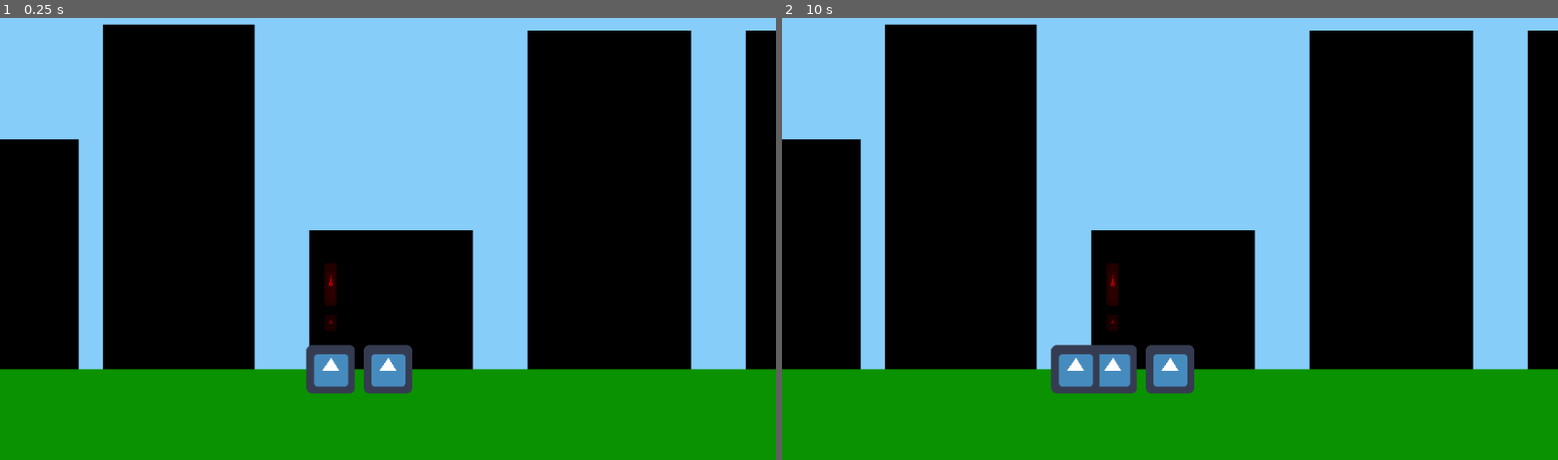
Above: before the commit, frames 1-2 (left to right).
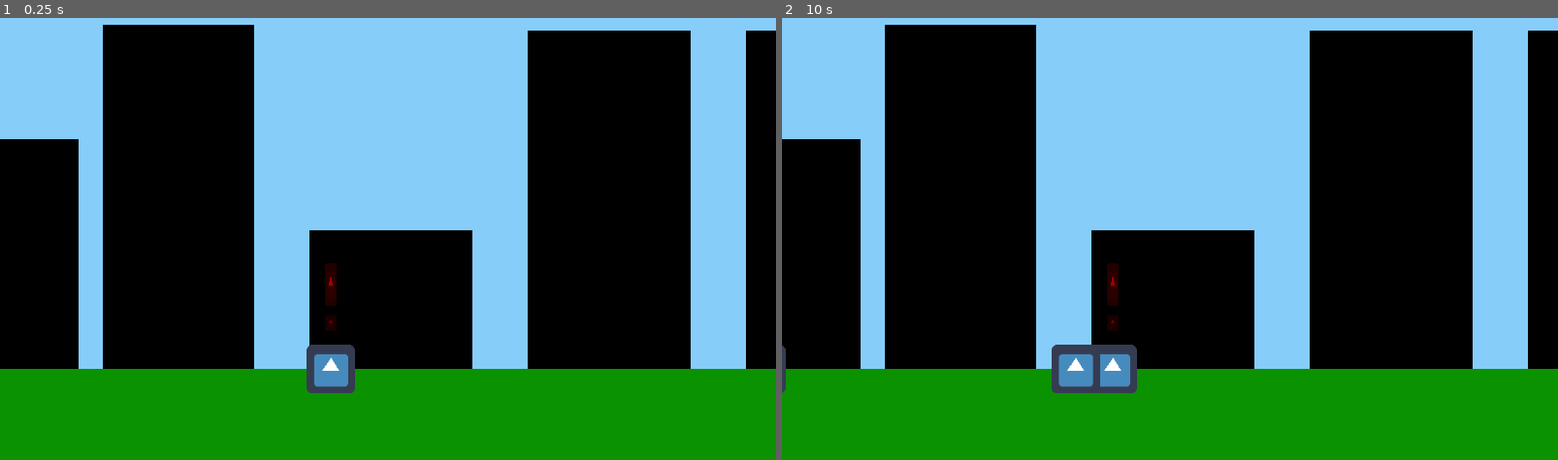
Above: after the commit, the same moments.

Repository: NoohAlavi/spooktober-jam-2020
Game: Godot game, scene res://World/World.tscn
The game is run twice, just before and just after one commit, with the same random seed, the same clock (stepped at 60 frames per second) and the same inputs. The project has no main scene, so this scene is started directly. The engine's default icon, where the game draws it, is replaced by a stand-in: a white triangle on a blue panel in a dark square.
Inputs:
- Up to frame 1 (0.25 s): no input
- Up to frame 2 (10 s): tap Enter at 0.5, 2, 3.5 s; hold Right (ui_right) 0.53-1.28 s; tap Space at 1.25, 2.75, 4.25 s; hold Down (ui_down) 1.28-2.03 s; hold Right (ui_right) 2.03-2.78 s; hold Up (ui_up) 2.78-3.53 s; hold Left (ui_left) 3.53-5.03 s; hold Down (ui_down) 5.03-5.78 s; hold Right (ui_right) 5.78-6.53 s; hold Up (ui_up) 6.53-7.28 s; hold Right (ui_right) 7.28-8.03 s; hold Down (ui_down) 8.03-8.78 s; hold Left (ui_left) 8.78-9.53 s; hold Up (ui_up) from 9.53 s (still down)

The runs differ from the first frame. In frame 1, 1.6% of the frame differs, in the area x 0-100%, y 1-86%; in frame 2, 1.7%.

Commit message:
Added player movement WIP

Diff:
--- a/SpooktoberJam/Citizen/Citizen.gd
+++ b/SpooktoberJam/Citizen/Citizen.gd
@@ -3,6 +3,7 @@
 export var is_witness: bool = false;
 export var velocity: Vector2 = Vector2.ZERO;
 
+var reached_destination: bool = true;
 
 func _process(_delta: float) -> void:
 	$"Exclamation Mark".visible = is_witness;
@@ -15,8 +16,15 @@
 		#move to police station
 		pass
 	else:
-		var randX = rand_range(-2000, 2000);
-		#velocity.x = lerp()
+		if reached_destination:
+			reached_destination = false;
+			var randX = rand_range(-2000, 2000);
+			if position.x < randX:
+				velocity.x += 20;
+			if position.x > randX:
+				velocity.y -= 20
+			if position.x == randX:
+				reached_destination = true;
 		#randomly move around
 		pass
 	velocity = move_and_slide(velocity);
--- a/SpooktoberJam/World/World.tscn
+++ b/SpooktoberJam/World/World.tscn
@@ -120,9 +120,6 @@
 
 [node name="Citizens" type="Node" parent="."]
 
-[node name="Citizen" parent="Citizens" instance=ExtResource( 1 )]
-position = Vector2( 512, 480 )
-
 [node name="CitizenSpawnTimer" type="Timer" parent="."]
 wait_time = 5.0
 autostart = true
--- a/SpooktoberJam/project.godot
+++ b/SpooktoberJam/project.godot
@@ -18,6 +18,11 @@
 config/name="SpooktoberJam"
 config/icon="res://icon.png"
 
+[display]
+
+window/stretch/mode="2d"
+window/stretch/aspect="keep"
+
 [rendering]
 
 environment/default_environment="res://default_env.tres"
